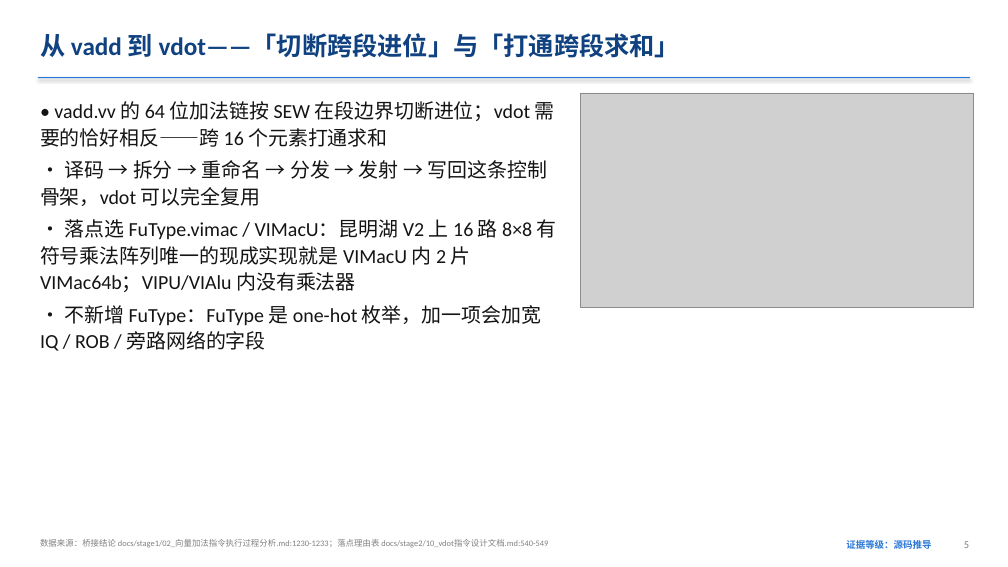
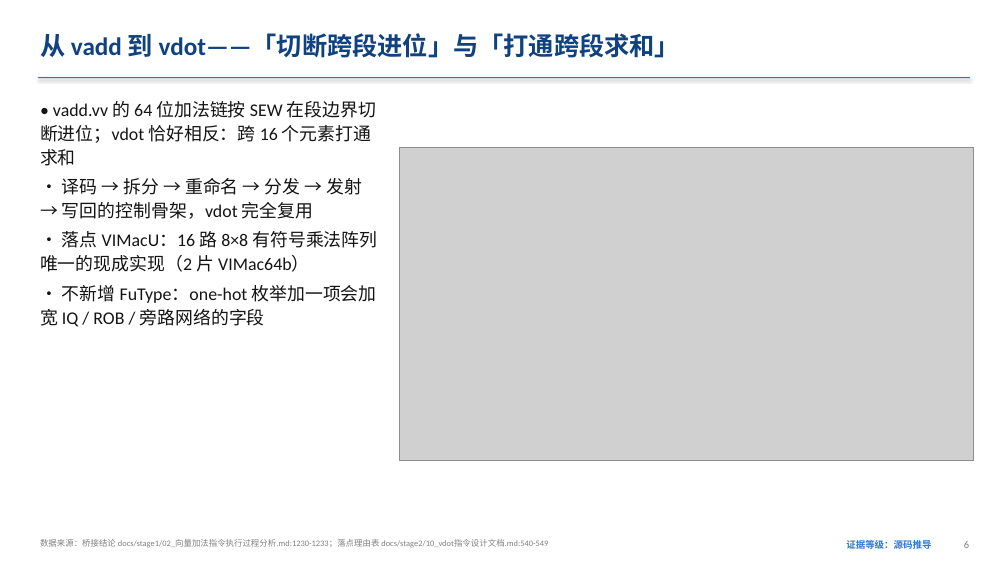
Before and after one commit to I3eg1nner/cie2026-SNL-XiangShan-vdot, a slide deck: slide 6 of docs/submission/SNL-XiangShan-vdot-slides.pptx (slide 5 before the commit). Drawn at 1008x567 pixels with LibreOffice and Linux fonts; fonts in the diff are those of the drawing; grey boxes stand for pictures. Boxes give left, top, right and bottom in pixels: in the first picture for what was removed or moved away, otherwise in the second. Text is boxed around its words. In the diff, an @@ line names an element or a change of style, - is before the commit and + after.

Commit message:
build(submission): 讲解 PPT 打磨：波形图页以图为主体，正文不低于 12 pt
- P5A 续页拆为「8 从哪来与清零取舍」「等价证据与全核 vl=8 实测」两页，后者以图 10 为主图
- P4、P5、P12A 波形图占页宽 60% 以上，页面要点压缩，大纲原文移入讲者备注；
  压缩要点中的数字生成时与大纲逐个比对
- P10 拆为两页；P2、P7、P11 增加原生形状示意图（三阶段路线、复用与新增、NEMU 扩展流程）
- 放得下断言的正文与表格下限提高到 12 pt；共 29 页

```diff
--- a/docs/submission/SNL-XiangShan-vdot-slides.pptx
+++ b/docs/submission/SNL-XiangShan-vdot-slides.pptx
@@ text at [40, 101, 377, 327]: text changed; size 19 to 17 pt @@
-• vadd.vv 的 64 位加法链按 SEW 在段边界切断进位；vdot 需要的恰好相反——跨 16 个元素打通求和
-• 译码 → 拆分 → 重命名 → 分发 → 发射 → 写回这条控制骨架，vdot 可以完全复用
-• 落点选 FuType.vimac / VIMacU：昆明湖 V2 上 16 路 8×8 有符号乘法阵列唯一的现成实现就是 VIMacU 内 2 片 VIMac64b；VIPU/VIAlu 内没有乘法器
-• 不新增 FuType：FuType 是 one-hot 枚举，加一项会加宽 IQ / ROB / 旁路网络的字段
+• vadd.vv 的 64 位加法链按 SEW 在段边界切断进位；vdot 恰好相反：跨 16 个元素打通求和
+• 译码 → 拆分 → 重命名 → 分发 → 发射 → 写回的控制骨架，vdot 完全复用
+• 落点 VIMacU：16 路 8×8 有符号乘法阵列唯一的现成实现（2 片 VIMac64b）
+• 不新增 FuType：one-hot 枚举加一项会加宽 IQ / ROB / 旁路网络的字段
@@ picture: place and size @@
-picture at [581, 93, 974, 307]
+picture at [399, 147, 974, 461]
```
Also in this commit, not shown: 25 other slides changed, 3 slides added, 3 other files.
